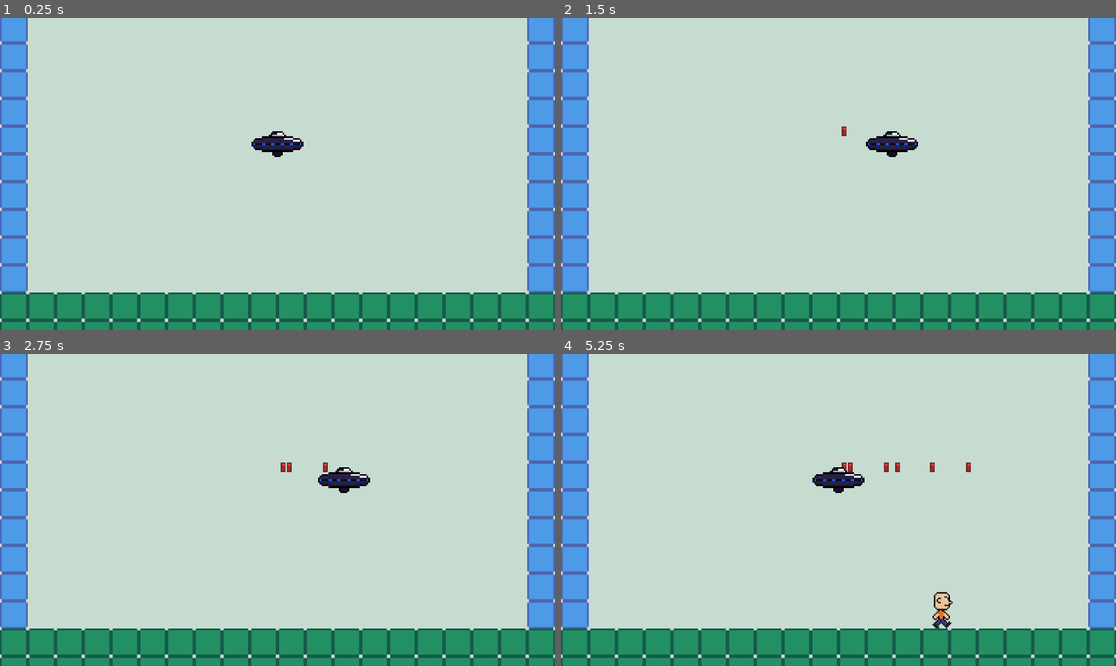
Above: before the commit, frames 1-4 (two rows, left to right).
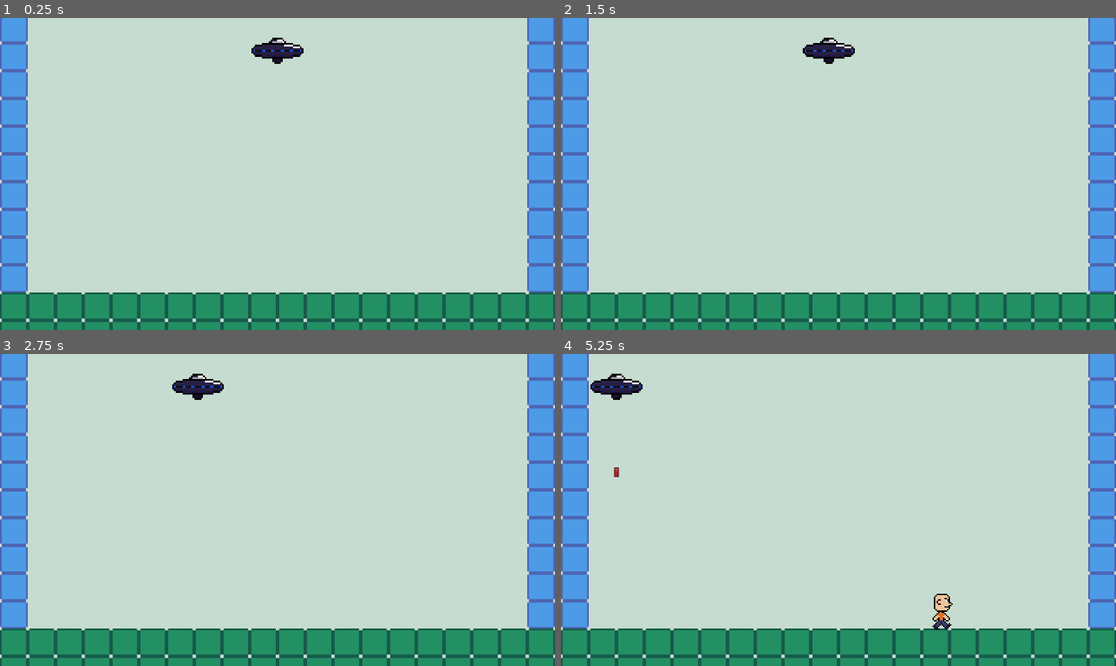
Above: after the commit, the same moments.

Repository: Gregenheimer/untitled-godot-game
Game: Godot game, scene res://scenes/main_scene.tscn
Two runs of this game, one before a commit and one after it. Both use one fixed random seed, a clock stepped at 60 frames per second and the inputs below.
Inputs (mouse positions are in pixels of both pictures, inside the frame that each line leads up to):
- Up to frame 1 (0.25 s): no input
- Up to frame 2 (1.5 s): tap Enter at 0.5 s; move the mouse to (960, 158) at 0.52 s; hold Right (Right, bound only before the commit) 0.53-1.28 s; click (960, 158) at 0.6 s; tap D (D, bound only after the commit) at 0.8, 1.35 s; move the mouse to (727, 189) at 1.27 s; hold A (Left, bound only before the commit) from 1.28 s (still down)
- Up to frame 3 (2.75 s): click (166, 525) at 1.55 s; move the mouse to (333, 441) at 2.02 s; release A (Left, bound only before the commit) at 2.03 s; hold Right (Right, bound only before the commit) from 2.03 s (still down); click (333, 441) at 2.1 s; tap D (D, bound only after the commit) at 2.3 s
- Up to frame 4 (5.25 s): move the mouse to (810, 572) at 2.77 s; tap D (D, bound only after the commit) at 2.85, 3.8, 4.35 s; click (810, 572) at 3.05 s; move the mouse to (1005, 556) at 3.52 s; release Right (Right, bound only before the commit) at 3.53 s; hold A (Left, bound only before the commit) from 3.53 s (still down); click (1005, 556) at 3.6 s; move the mouse to (672, 463) at 4.27 s; click (672, 463) at 4.55 s; move the mouse to (866, 510) at 5.02 s; click (866, 510) at 5.1 s

The runs differ from the first frame. In frame 1, 1.0% of the frame differs, in the area x 45-55%, y 6-45%; in frame 2, 1.0%; in frame 3, 1.0%; in frame 4, 1.4%, in the area x 5-74%, y 6-89%.

Commit message:
player shoot, enemy move, bullet dissapear, liberal owned

Diff:
--- a/project.godot
+++ b/project.godot
@@ -26,39 +26,20 @@
 
 [input]
 
-Left={
+A={
 "deadzone": 0.2,
 "events": [Object(InputEventKey,"resource_local_to_scene":false,"resource_name":"","device":-1,"window_id":0,"alt_press …(191 unchanged characters)…
-, Object(InputEventKey,"resource_local_to_scene":false,"resource_name":"","device":-1,"window_id":0,"alt_pressed":false,"shift_pressed":false,"ctrl_pressed":false,"meta_pressed":false,"pressed":false,"keycode":0,"physical_keycode":4194319,"key_label":0,"unicode":0,"location":0,"echo":false,"script":null)
 ]
 }
-Right={
+D={
 "deadzone": 0.2,
-"events": [Object(InputEventKey,"resource_local_to_scene":fa …(140 unchanged characters)… d":false,"keycode":0,"physical_keycode":4194321,"key_label":0,"unicode":0,"location":0,"echo":false,"script":null)
-, Object(InputEventKey,"resource_local_to_scene":false,"resource_name":"","device":-1,"window_id":0,"alt_pressed":false,"shift_pressed":false,"ctrl_pressed":false,"meta_pressed":false,"pressed":false,"keycode":0,"physical_keycode":68,"key_label":0,"unicode":100,"location":0,"echo":false,"script":null)
+"events": [Object(InputEventKey,"resource_local_to_scene":fa …(140 unchanged characters)… d":false,"keycode":0,"physical_keycode":68,"key_label":0,"unicode":100,"location":0,"echo":false,"script":null)
 ]
 }
-Up={
-"deadzone": 0.2,
-"events": [Object(InputEventKey,"resource_local_to_scene":false,"resource_name":"","device":-1,"window_id":0,"alt_pressed":false,"shift_pressed":false,"ctrl_pressed":false,"meta_pressed":false,"pressed":false,"keycode":0,"physical_keycode":87,"key_label":0,"unicode":119,"location":0,"echo":false,"script":null)
-, Object(InputEventKey,"resource_local_to_scene":false,"resource_name":"","device":-1,"window_id":0,"alt_pressed":false,"shift_pressed":false,"ctrl_pressed":false,"meta_pressed":false,"pressed":false,"keycode":0,"physical_keycode":4194320,"key_label":0,"unicode":0,"location":0,"echo":false,"script":null)
-]
-}
-Down={
-"deadzone": 0.2,
-"events": [Object(InputEventKey,"resource_local_to_scene":false,"resource_name":"","device":-1,"window_id":0,"alt_pressed":false,"shift_pressed":false,"ctrl_pressed":false,"meta_pressed":false,"pressed":false,"keycode":0,"physical_keycode":83,"key_label":0,"unicode":115,"location":0,"echo":false,"script":null)
-, Object(InputEventKey,"resource_local_to_scene":false,"resource_name":"","device":-1,"window_id":0,"alt_pressed":false,"shift_pressed":false,"ctrl_pressed":false,"meta_pressed":false,"pressed":false,"keycode":0,"physical_keycode":4194322,"key_label":0,"unicode":0,"location":0,"echo":false,"script":null)
-]
-}
-Shoot={
+Lmb={
 "deadzone": 0.2,
 "events": [Object(InputEventMouseButton,"resource_local_to_scene":false,"resource_name":"","device":-1,"window_id":0,"a …(253 unchanged characters)…
-, Object(InputEventKey,"resource_local_to_scene":false,"resource_name":"","device":-1,"window_id":0,"alt_pressed":false,"shift_pressed":false,"ctrl_pressed":false,"meta_pressed":false,"pressed":false,"keycode":0,"physical_keycode":32,"key_label":0,"unicode":32,"location":0,"echo":false,"script":null)
 ]
-}
-Pause={
-"deadzone": 0.2,
-"events": []
 }
 
 [rendering]
--- a/scenes/enemy.tscn
+++ b/scenes/enemy_scene.tscn
@@ -86,3 +86,7 @@
 
 [node name="RayCast_Left" type="RayCast2D" parent="."]
 target_position = Vector2(-8, 0)
+
+[node name="RayCast_Top" type="RayCast2D" parent="."]
+rotation = 3.1329317
+target_position = Vector2(-0.10826044, 12.499531)
--- a/scenes/laser_bullet.tscn
+++ b/scenes/laser_bullet_scene.tscn
@@ -1,13 +1,15 @@
-[gd_scene load_steps=3 format=3 uid="uid://45tv13j1v2lm"]
+[gd_scene load_steps=4 format=3 uid="uid://45tv13j1v2lm"]
 
+[ext_resource type="Script" uid="uid://b870xuv66tw20" path="res://scripts/laser_bullet_scene.gd" id="1_cshoe"]
 [ext_resource type="Texture2D" uid="uid://01i1c4yvyuxy" path="res://assets/pictures/laser_ufo.png" id="1_mrcvo"]
 
 [sub_resource type="CapsuleShape2D" id="CapsuleShape2D_c3pix"]
-radius = 6.25
+radius = 4.285714
 height = 12.5
 
 [node name="Laser_Bullet" type="Node2D"]
 scale = Vector2(0.7, 0.7)
+script = ExtResource("1_cshoe")
 
 [node name="Sprite2D" type="Sprite2D" parent="."]
 texture = ExtResource("1_mrcvo")
@@ -19,3 +21,4 @@
 
 [node name="RayCast2D" type="RayCast2D" parent="."]
 target_position = Vector2(0, 5.7142854)
+hit_from_inside = true
--- a/scenes/main_scene.tscn
+++ b/scenes/main_scene.tscn
@@ -1,7 +1,7 @@
 [gd_scene load_steps=6 format=4 uid="uid://crkyjerdubecm"]
 
 [ext_resource type="Script" uid="uid://5t5y81a021h7" path="res://scripts/main_scene.gd" id="1_w2twt"]
-[ext_resource type="PackedScene" uid="uid://2r2y1rnqr700" path="res://scenes/player.tscn" id="3_7ykc4"]
+[ext_resource type="PackedScene" uid="uid://dnq0cf2kiivc5" path="res://scenes/player_scene.tscn" id="2_7ykc4"]
 [ext_resource type="Texture2D" uid="uid://eh046s48is2m" path="res://assets/pictures/World_Tileset.png" id="3_pu3yx"]
 
 [sub_resource type="TileSetAtlasSource" id="TileSetAtlasSource_gubc5"]
@@ -25,9 +25,6 @@
 position = Vector2(0, -20.37)
 zoom = Vector2(6, 6)
 
-[node name="Player" parent="." instance=ExtResource("3_7ykc4")]
-position = Vector2(0, -45)
-
 [node name="Timer" type="Timer" parent="."]
 wait_time = 5.0
 autostart = true
@@ -36,4 +33,7 @@
 tile_map_data = PackedByteArray("AADr//f/AQADAAAAAADr//j/AQADAAAAAADr//n/AQADAAAAAADr//r/AQADAAAAAADr//v/AQADAAAAAADr// …(11344 unchanged characters)…
 tile_set = SubResource("TileSet_rt2n2")
 
+[node name="CharacterBody2D" parent="." instance=ExtResource("2_7ykc4")]
+position = Vector2(0, -99)
+
 [connection signal="timeout" from="Timer" to="." method="_on_timer_timeout"]
--- a/scenes/player.tscn
+++ /dev/null
@@ -1,89 +0,0 @@
-[gd_scene load_steps=13 format=3 uid="uid://2r2y1rnqr700"]
-
-[ext_resource type="Script" uid="uid://dodelib8nn6hb" path="res://scripts/player.gd" id="1_0pvoa"]
-[ext_resource type="Texture2D" uid="uid://dmrcelxt27det" path="res://assets/pictures/Ufo_Sprite_Sheet.png" id="2_g2els"]
-
-[sub_resource type="AtlasTexture" id="AtlasTexture_g2els"]
-atlas = ExtResource("2_g2els")
-region = Rect2(0, 0, 32, 32)
-
-[sub_resource type="AtlasTexture" id="AtlasTexture_qhqgy"]
-atlas = ExtResource("2_g2els")
-region = Rect2(0, 0, 32, 32)
-
-[sub_resource type="AtlasTexture" id="AtlasTexture_dqkch"]
-atlas = ExtResource("2_g2els")
-region = Rect2(0, 0, 32, 32)
-
-[sub_resource type="AtlasTexture" id="AtlasTexture_qlg0r"]
-atlas = ExtResource("2_g2els")
-region = Rect2(32, 0, 32, 32)
-
-[sub_resource type="AtlasTexture" id="AtlasTexture_tuyoq"]
-atlas = ExtResource("2_g2els")
-region = Rect2(64, 0, 32, 32)
-
-[sub_resource type="AtlasTexture" id="AtlasTexture_fjrip"]
-atlas = ExtResource("2_g2els")
-region = Rect2(96, 0, 32, 32)
-
-[sub_resource type="AtlasTexture" id="AtlasTexture_smehm"]
-atlas = ExtResource("2_g2els")
-region = Rect2(128, 0, 32, 32)
-
-[sub_resource type="AtlasTexture" id="AtlasTexture_ur7pv"]
-atlas = ExtResource("2_g2els")
-region = Rect2(160, 0, 32, 32)
-
-[sub_resource type="SpriteFrames" id="SpriteFrames_y4r1p"]
-animations = [{
-"frames": [{
-"duration": 1.0,
-"texture": SubResource("AtlasTexture_g2els")
-}, {
-"duration": 1.0,
-"texture": SubResource("AtlasTexture_qhqgy")
-}],
-"loop": true,
-"name": &"Idle",
-"speed": 5.0
-}, {
-"frames": [{
-"duration": 1.0,
-"texture": SubResource("AtlasTexture_dqkch")
-}, {
-"duration": 1.0,
-"texture": SubResource("AtlasTexture_qlg0r")
-}, {
-"duration": 1.0,
-"texture": SubResource("AtlasTexture_tuyoq")
-}, {
-"duration": 1.0,
-"texture": SubResource("AtlasTexture_fjrip")
-}, {
-"duration": 1.0,
-"texture": SubResource("AtlasTexture_smehm")
-}, {
-"duration": 1.0,
-"texture": SubResource("AtlasTexture_ur7pv")
-}],
-"loop": true,
-"name": &"Shoot",
-"speed": 30.0
-}]
-
-[sub_resource type="RectangleShape2D" id="RectangleShape2D_3vyb7"]
-size = Vector2(30, 17)
-
-[node name="Player" type="CharacterBody2D"]
-z_index = 1
-script = ExtResource("1_0pvoa")
-
-[node name="Player_Animations" type="AnimatedSprite2D" parent="."]
-sprite_frames = SubResource("SpriteFrames_y4r1p")
-animation = &"Idle"
-autoplay = "Idle"
-
-[node name="Player_Hitbox" type="CollisionShape2D" parent="."]
-position = Vector2(0, 7)
-shape = SubResource("RectangleShape2D_3vyb7")
--- /dev/null
+++ b/scenes/player_scene.tscn
@@ -0,0 +1,76 @@
+[gd_scene load_steps=11 format=3 uid="uid://dnq0cf2kiivc5"]
+
+[ext_resource type="Texture2D" uid="uid://dmrcelxt27det" path="res://assets/pictures/Ufo_Sprite_Sheet.png" id="1_crmta"]
+[ext_resource type="Script" uid="uid://du63ca6nvb8ws" path="res://scripts/player_scene.gd" id="1_vefth"]
+
+[sub_resource type="AtlasTexture" id="AtlasTexture_g5c48"]
+atlas = ExtResource("1_crmta")
+region = Rect2(0, 0, 32, 32)
+
+[sub_resource type="AtlasTexture" id="AtlasTexture_fwu20"]
+atlas = ExtResource("1_crmta")
+region = Rect2(32, 0, 32, 32)
+
+[sub_resource type="AtlasTexture" id="AtlasTexture_xcj4c"]
+atlas = ExtResource("1_crmta")
+region = Rect2(64, 0, 32, 32)
+
+[sub_resource type="AtlasTexture" id="AtlasTexture_h0f5h"]
+atlas = ExtResource("1_crmta")
+region = Rect2(96, 0, 32, 32)
+
+[sub_resource type="AtlasTexture" id="AtlasTexture_qino5"]
+atlas = ExtResource("1_crmta")
+region = Rect2(128, 0, 32, 32)
+
+[sub_resource type="AtlasTexture" id="AtlasTexture_1xkep"]
+atlas = ExtResource("1_crmta")
+region = Rect2(160, 0, 32, 32)
+
+[sub_resource type="SpriteFrames" id="SpriteFrames_doaq5"]
+animations = [{
+"frames": [{
+"duration": 1.0,
+"texture": SubResource("AtlasTexture_g5c48")
+}],
+"loop": false,
+"name": &"idle",
+"speed": 5.0
+}, {
+"frames": [{
+"duration": 1.0,
+"texture": SubResource("AtlasTexture_fwu20")
+}, {
+"duration": 1.0,
+"texture": SubResource("AtlasTexture_xcj4c")
+}, {
+"duration": 1.0,
+"texture": SubResource("AtlasTexture_h0f5h")
+}, {
+"duration": 1.0,
+"texture": SubResource("AtlasTexture_qino5")
+}, {
+"duration": 1.0,
+"texture": SubResource("AtlasTexture_1xkep")
+}],
+"loop": false,
+"name": &"shoot_laser",
+"speed": 45.0
+}]
+
+[sub_resource type="RectangleShape2D" id="RectangleShape2D_vefth"]
+size = Vector2(32, 18)
+
+[node name="CharacterBody2D" type="CharacterBody2D"]
+z_index = 1
+script = ExtResource("1_vefth")
+
+[node name="AnimatedSprite2D" type="AnimatedSprite2D" parent="."]
+sprite_frames = SubResource("SpriteFrames_doaq5")
+animation = &"shoot_laser"
+frame = 4
+frame_progress = 1.0
+
+[node name="CollisionShape2D" type="CollisionShape2D" parent="."]
+position = Vector2(0, 7)
+shape = SubResource("RectangleShape2D_vefth")
--- a/scripts/enemy.gd
+++ b/scripts/enemy.gd
@@ -24,6 +24,8 @@
 		enemy_direction = -1
 	if raycast_left.is_colliding():
 		enemy_direction = 1
+	# if raycast_top.is_colliding():
+	# 	get_tree().queue_free()
 	animation()
 
 
--- /dev/null
+++ b/scripts/laser_bullet_scene.gd
@@ -0,0 +1,16 @@
+extends Node2D
+
+@onready var raycast := $RayCast2D
+
+
+
+func _process(delta: float) -> void:
+
+	self.global_position += Vector2(0,300) * delta
+	if raycast.is_colliding():
+		self.queue_free()
+		print("yo jit, ts collided")
+
+	# elif raycast.is_colliding():
+	# 	self.queue_free()
+	# 	print("collide with guy")
--- a/scripts/main_scene.gd
+++ b/scripts/main_scene.gd
@@ -1,15 +1,16 @@
 extends Node2D
 
 
-@onready var laser_bullet := preload("res://scenes/laser_bullet.tscn")
-@onready var enemy := preload("res://scenes/enemy.tscn")
-@onready var player := $Player
+@onready var laser_bullet := preload("res://scenes/laser_bullet_scene.tscn")
+@onready var enemy := preload("res://scenes/enemy_scene.tscn")
+@onready var player := $CharacterBody2D
+@onready var bullet_position
 
 
 
 func _on_timer_timeout() -> void:
 
-	enemy_instance(Vector2(randi_range(-100,100),35))
+	enemy_instance(Vector2(randi_range(-100,100),36))
 
 
 
@@ -25,12 +26,12 @@
 func bullet_shoot(pos):
 
 	var bullet = laser_bullet.instantiate()
-	bullet.position = pos
+	bullet.global_position = pos + Vector2(0,17)
 	self.add_child(bullet)
 
 
 
 func _physics_process(_delta: float) -> void:
 
-	if Input.is_action_just_pressed("Shoot"):
+	if Input.is_action_just_pressed("Lmb"):
 		bullet_shoot(player.position)
--- a/scripts/player.gd
+++ /dev/null
@@ -1,22 +0,0 @@
-extends CharacterBody2D
-
-
-@export var speed := 3000.0
-
-
-
-func _ready() -> void:
-
-	pass
-
-
-
-func _physics_process(delta: float) -> void:
-
-	var direction := Input.get_axis("Left", "Right")
-	if direction:
-		velocity.x = direction * speed * delta
-	else:
-		velocity.x = move_toward(velocity.x, 0, speed)
-
-	move_and_slide()
--- /dev/null
+++ b/scripts/player_scene.gd
@@ -0,0 +1,24 @@
+extends CharacterBody2D
+
+
+const SPEED = 5000.0
+
+
+func handle_animation() -> void:
+
+	if Input.is_action_just_pressed("Lmb"):
+		$AnimatedSprite2D.play("shoot_laser")
+	elif !$AnimatedSprite2D.is_playing():
+		$AnimatedSprite2D.play("idle")
+
+
+func _physics_process(delta: float) -> void:
+
+	var direction := Input.get_axis("A", "D")
+	if direction:
+		velocity.x = direction * SPEED * delta
+	else:
+		velocity.x = move_toward(velocity.x, 0, SPEED)
+
+	handle_animation()
+	move_and_slide()
Not shown, added: scripts/laser_bullet_scene.gd.uid
Not shown, removed: scripts/player.gd.uid
Not shown, added: scripts/player_scene.gd.uid
